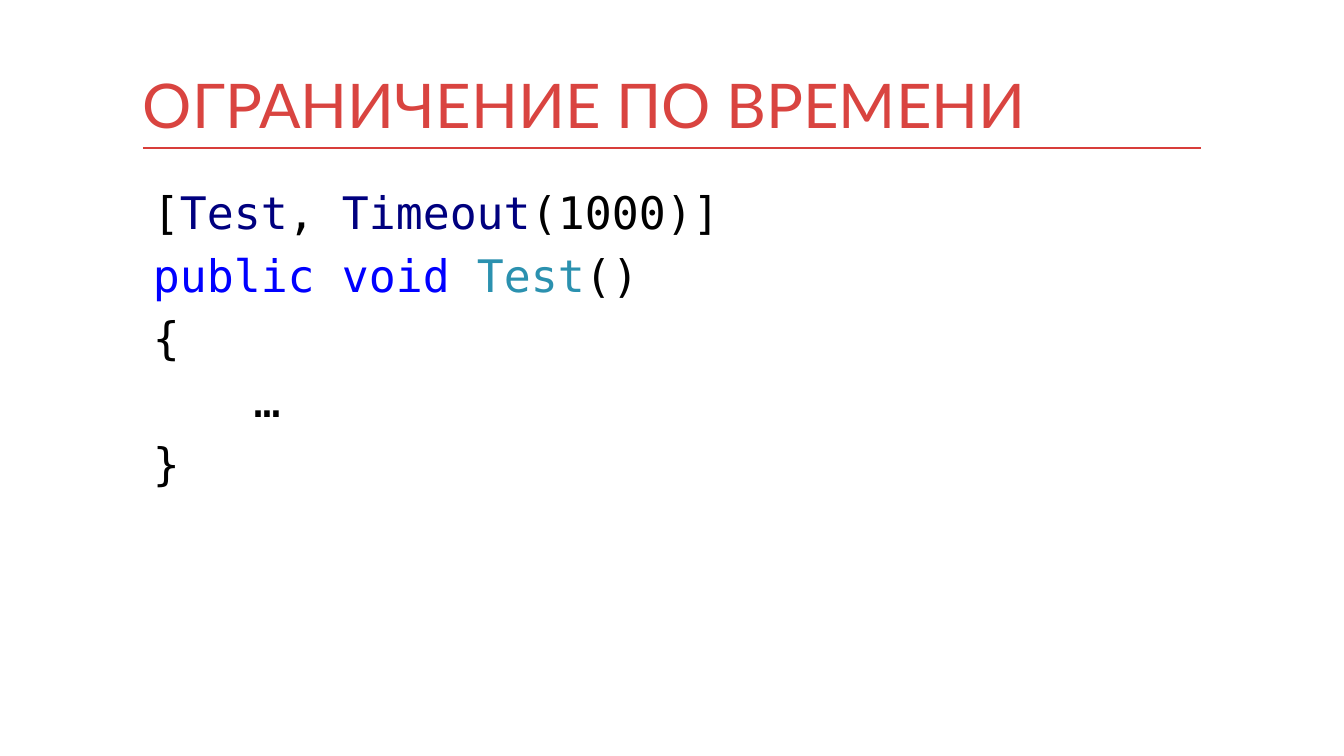
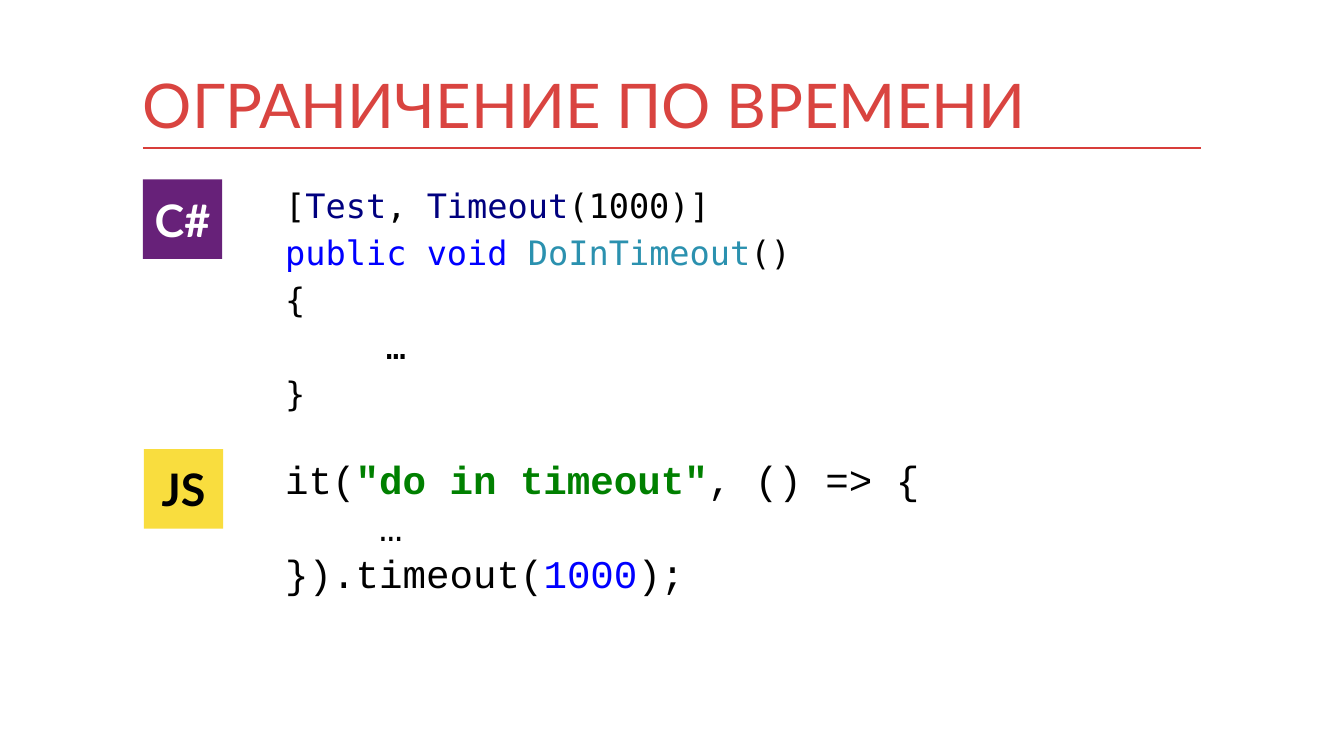
Before and after one commit to kontur-courses/testing, a slide deck: slide 24 of testing.pptx (slide 25 before the commit). Drawn at 1344x756 pixels with LibreOffice and Linux fonts; fonts in the diff are those of the drawing. Boxes give left, top, right and bottom in pixels: in the first picture for what was removed or moved away, otherwise in the second. Text is boxed around its words. In the diff, an @@ line names an element or a change of style, - is before the commit and + after.

```diff
--- a/testing.pptx
+++ b/testing.pptx
@@ rectangle added at <box>143,179,223,259</box>, fill #672179, 32 pt, text #FFFFFF, bold @@
+C#
@@ text "[Test, Timeout(1000)]": place and size @@
-text "[Test, Timeout(1000)]" at <box>153,195,720,302</box>
+text "[Test, Timeout(1000)]" at <box>285,192,791,272</box>
@@ text at <box>285,192,710,223</box>: size 32 to 24 pt in "[Test, Timeout(1000)]", "{", "…", "}"; less space between paragraphs @@
@@ text at <box>285,239,791,272</box>: text changed; size 32 to 24 pt; text colour #0000FF to #2B91AF @@
-public void Test()
+public void DoInTimeout()
@@ rectangle added at <box>144,450,224,529</box>, fill #F9DD3E, 32 pt, text #000000, bold @@
+JS
@@ text added at <box>285,466,732,596</box>, 28 pt, text #000000 @@
+it("do in timeout", () => {
+…
+}).timeout(1000);
```
Also in this commit, not shown: 8 other slides changed, 8 slides added, 7 slides removed, 1 other file.
